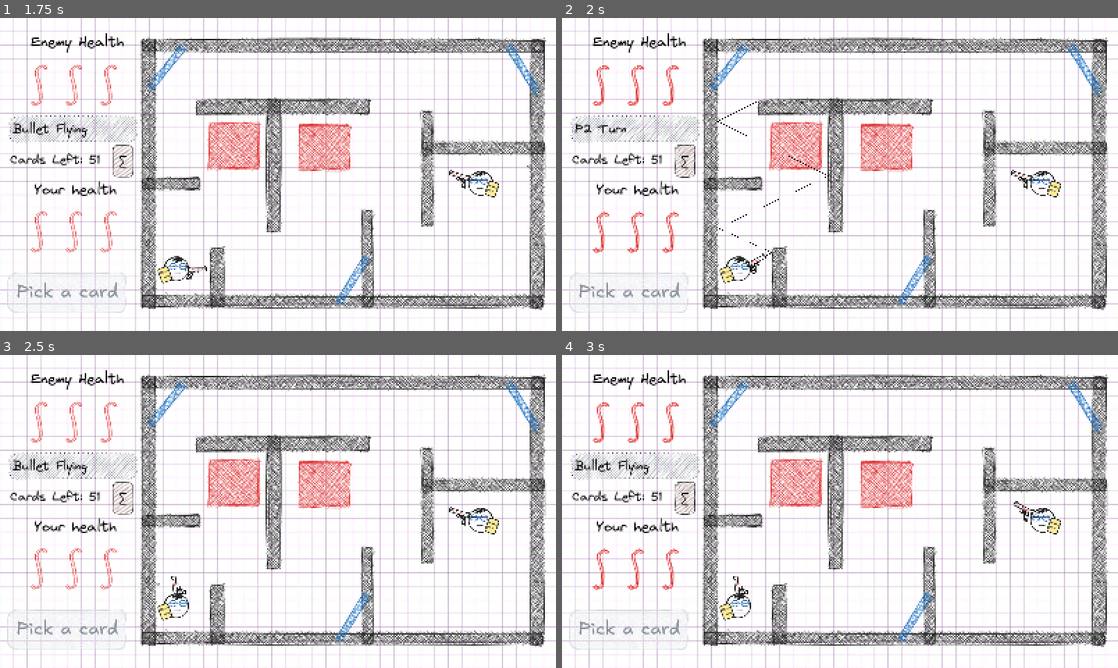
Above: before the commit, frames 1-4 (two rows, left to right).
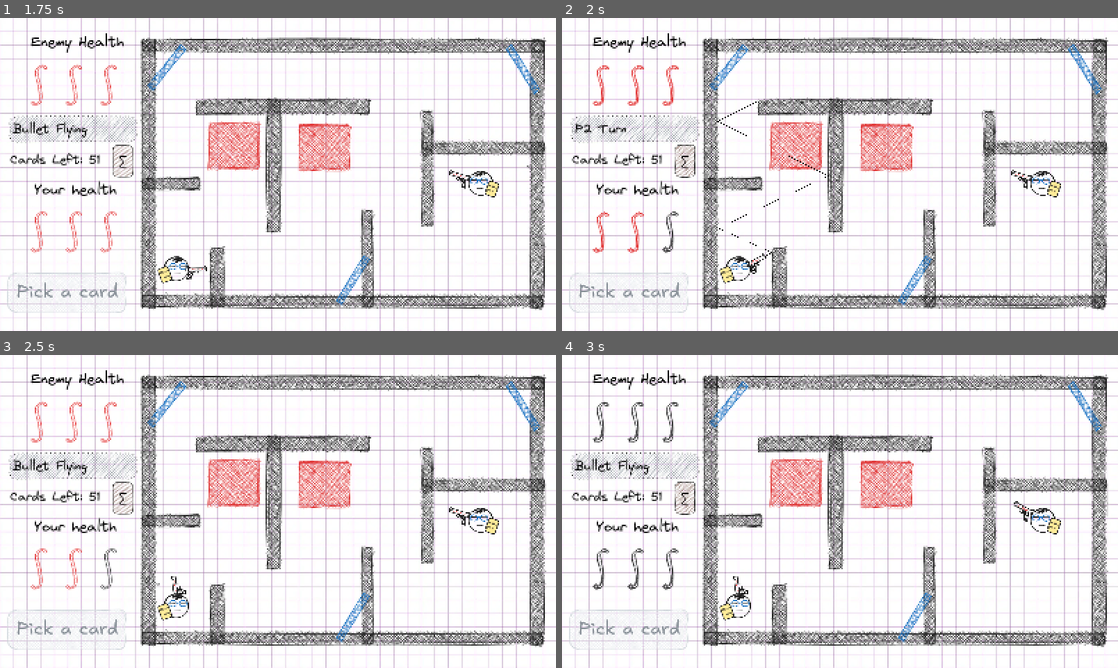
Above: after the commit, the same moments.

Repository: RebellionDevs/100P
Game: Godot game, scene res://scenes/main_menu.tscn
Same seed, same stepped clock (60 frames per second), same inputs: the game is played once before the commit and once after it.
Inputs (mouse positions are in pixels of both pictures, inside the frame that each line leads up to):
- Up to frame 1 (1.75 s): click (111, 74) at 0.5 s; tap Enter at 1.25 s; move the mouse to (400, 158) at 1.27 s; click (400, 158) at 1.42 s
- Up to frame 2 (2 s): no input
- Up to frame 3 (2.5 s): move the mouse to (166, 527) at 2.02 s; click (166, 527) at 2.17 s
- Up to frame 4 (3 s): move the mouse to (895, 442) at 2.77 s; click (895, 442) at 2.92 s

Frame 1 is identical in both runs. In frame 2, 0.1% of the frame differs, in the area x 18-21%, y 61-76%; in frame 3, less than 0.1%; in frame 4, 0.8%, in the area x 5-21%, y 14-76%.

Commit message:
fix: preserve bullets at function walls
Co-authored-by: Copilot <223556219+Copilot@users.noreply.github.com>

Diff:
--- a/scripts/bullet.gd
+++ b/scripts/bullet.gd
@@ -17,6 +17,10 @@
 	is_following_path = true
 	is_frozen = false
 	is_under_function = under_func
+
+func unfreeze_with_function(_card_type: String, _new_direction: Vector2) -> void:
+	is_frozen = false
+	is_following_path = true
 
 func _physics_process(delta: float) -> void:
 	if is_frozen or not is_following_path:
--- a/scripts/card_select_button.gd
+++ b/scripts/card_select_button.gd
@@ -8,7 +8,7 @@
 	pressed.connect(_on_pressed)
 
 func _process(delta: float) -> void:
-	var target_state = GameManager.State.WAITING_FOR_CARD_P1 if player_id == 1 else GameManager.State.WAITING_FOR_CARD_P2
+	var target_state = GameManager.State.WAITING_FOR_CARD_P1 if GameManager.active_player == 1 else GameManager.State.WAITING_FOR_CARD_P2
 	var is_active = (GameManager.current_state == target_state)
 
 	disabled = not is_active
@@ -21,7 +21,7 @@
 	super._process(delta)
 
 func _on_pressed() -> void:
-	var target_state = GameManager.State.WAITING_FOR_CARD_P1 if player_id == 1 else GameManager.State.WAITING_FOR_CARD_P2
+	var target_state = GameManager.State.WAITING_FOR_CARD_P1 if GameManager.active_player == 1 else GameManager.State.WAITING_FOR_CARD_P2
 	if GameManager.current_state != target_state:
 		return
 
--- a/scripts/card_selection_ui.gd
+++ b/scripts/card_selection_ui.gd
@@ -86,13 +86,13 @@
 
 	if GameManager.current_state == GameManager.State.WAITING_FOR_CARD_P1:
 		GameManager.current_state = GameManager.State.AIMING_CARD_SHOT_P1
-		var player1 = get_tree().current_scene.find_child("Player1", true, false)
+		var player1 = get_tree().current_scene.find_child("Player_1", true, false)
 		if player1:
 			player1.singularity_point_set = false
 			player1.card_param = 1.0
 	elif GameManager.current_state == GameManager.State.WAITING_FOR_CARD_P2:
 		GameManager.current_state = GameManager.State.AIMING_CARD_SHOT_P2
-		var player2 = get_tree().current_scene.find_child("Player2", true, false)
+		var player2 = get_tree().current_scene.find_child("Player_2", true, false)
 		if player2:
 			player2.singularity_point_set = false
 			player2.card_param = 1.0
--- a/scripts/game_manager.gd
+++ b/scripts/game_manager.gd
@@ -4,6 +4,7 @@
 	PLAYER_1_TURN,
 	PLAYER_2_TURN,
 	BULLET_FLYING,
+	ENEMY_TURN,
 	WAITING_FOR_CARD_P1,
 	WAITING_FOR_CARD_P2,
 	AIMING_CARD_SHOT_P1,
@@ -29,6 +30,7 @@
 		return (p1_active_bullet != null) or (p2_active_bullet != null)
 
 var active_player: int = 1
+var is_enemy_bullet_flying: bool = false
 var selected_card: String = ""
 
 var p1_max_hp: int = 3
@@ -89,15 +91,20 @@
 	hand.clear()
 
 func on_bullet_hit_function_wall(bullet: Node2D, collision_pos: Vector2) -> void:
-	if bullet == p1_active_bullet:
-		p1_active_bullet = null
-	elif bullet == p2_active_bullet:
-		p2_active_bullet = null
+	if not is_instance_valid(bullet):
+		return
 
-	if is_instance_valid(bullet):
-		bullet.queue_free()
-
-	advance_turn_order()
+	if bullet.is_in_group("player_1_bullet"):
+		active_player = 1
+		p1_active_bullet = bullet
+		current_state = State.WAITING_FOR_CARD_P1
+	elif bullet.is_in_group("player_2_bullet"):
+		active_player = 2
+		p2_active_bullet = bullet
+		current_state = State.WAITING_FOR_CARD_P2
+	else:
+		is_enemy_bullet_flying = false
+		advance_turn_order()
 
 func on_bullet_destroyed() -> void:
 	advance_turn_order()
@@ -139,11 +146,11 @@
 	var tree = get_tree()
 	if not tree: return
 
-	var p1_ui = tree.current_scene.find_child("Player1Health", true, false)
+	var p1_ui = tree.current_scene.find_child("PlayerHealth", true, false)
 	if p1_ui and p1_ui.has_method("update_health"):
 		p1_ui.update_health(p1_hp)
 
-	var p2_ui = tree.current_scene.find_child("Player2Health", true, false)
+	var p2_ui = tree.current_scene.find_child("EnemyHealth", true, false)
 	if p2_ui and p2_ui.has_method("update_health"):
 		p2_ui.update_health(p2_hp)
 
--- a/scripts/player.gd
+++ b/scripts/player.gd
@@ -227,7 +227,6 @@
 	if GameManager.active_bullet and is_instance_valid(GameManager.active_bullet):
 		GameManager.active_bullet.queue_free()
 	GameManager.active_bullet = null
-	GameManager.has_frozen_bullet = false
 
 	var bullet = bullet_scene.instantiate() as CharacterBody2D
 	if not bullet:
@@ -255,7 +254,6 @@
 		bullet.setup_path(current_path, shoot_speed, path_ends_on_function_wall, true)
 
 	GameManager.active_bullet = null
-	GameManager.has_frozen_bullet = false
 	GameManager.selected_card = ""
 	singularity_point_set = false
 	card_param = 1.0
--- a/scripts/player_2.gd
+++ b/scripts/player_2.gd
@@ -11,26 +11,31 @@
 @onready var trajectory_line: Line2D = $TrajectoryLine
 
 var card_param: float = 1.0
+var singularity_pos: Vector2 = Vector2.ZERO
+var singularity_point_set: bool = false
 var current_path: PackedVector2Array = []
+var path_ends_on_function_wall: bool = false
 
 func _ready() -> void:
 	trajectory_line.top_level = true
 
 func can_shoot() -> bool:
-	return GameManager.current_state == GameManager.State.PLAYER_2_TURN
+	return GameManager.current_state == GameManager.State.PLAYER_2_TURN or GameManager.current_state == GameManager.State.AIMING_CARD_SHOT_P2
 
 func _process(_delta: float) -> void:
 	if not can_shoot():
 		trajectory_line.clear_points()
 		return
 
-	if not is_mouse_in_bounds():
-		trajectory_line.clear_points()
-		return
-
-	var mouse_pos = get_global_mouse_position()
-	gun_pivot.rotation = (mouse_pos - global_position).angle()
-	update_normal_trajectory()
+	if GameManager.current_state == GameManager.State.PLAYER_2_TURN:
+		if not is_mouse_in_bounds():
+			trajectory_line.clear_points()
+			return
+		var mouse_pos = get_global_mouse_position()
+		gun_pivot.rotation = (mouse_pos - global_position).angle()
+		update_normal_trajectory()
+	else:
+		update_card_trajectory_from_wall()
 
 func is_mouse_in_bounds() -> bool:
 	var space_state = get_world_2d().direct_space_state
@@ -96,9 +101,122 @@
 	if not can_shoot():
 		return
 
+	if GameManager.current_state == GameManager.State.AIMING_CARD_SHOT_P2:
+		if event is InputEventMouseButton and event.pressed:
+			if event.button_index == MOUSE_BUTTON_WHEEL_UP:
+				card_param = clampf(card_param + 0.2, 0.2, 5.0)
+				get_viewport().set_input_as_handled()
+				return
+			if event.button_index == MOUSE_BUTTON_WHEEL_DOWN:
+				card_param = clampf(card_param - 0.2, 0.2, 5.0)
+				get_viewport().set_input_as_handled()
+				return
+
 	if event is InputEventMouseButton and event.pressed and event.button_index == MOUSE_BUTTON_LEFT:
-		if is_mouse_in_bounds():
+		if not is_mouse_in_bounds():
+			return
+		if GameManager.current_state == GameManager.State.AIMING_CARD_SHOT_P2:
+			if GameManager.selected_card == "Singularity" and not singularity_point_set:
+				singularity_pos = get_global_mouse_position()
+				singularity_point_set = true
+				if GameManager.active_bullet and is_instance_valid(GameManager.active_bullet):
+					GameManager.active_bullet.global_position = singularity_pos
+			else:
+				shoot_from_wall()
+		else:
 			shoot()
+
+func update_card_trajectory_from_wall() -> void:
+	if GameManager.selected_card == "Singularity" and not singularity_point_set:
+		trajectory_line.clear_points()
+		current_path.clear()
+		return
+
+	var space_state = get_world_2d().direct_space_state
+	var full_path: PackedVector2Array = []
+	var preview_path: PackedVector2Array = []
+	var origin_pos = singularity_pos if GameManager.selected_card == "Singularity" else (
+		GameManager.active_bullet.global_position if GameManager.active_bullet else global_position
+	)
+	var current_pos = origin_pos
+	var direction = (get_global_mouse_position() - current_pos).normalized()
+	var current_velocity = direction * shoot_speed
+	var virtual_time := 0.0
+	var dt := 0.04
+	var bounce_count := 0
+	path_ends_on_function_wall = false
+	full_path.append(current_pos)
+	preview_path.append(current_pos)
+
+	for i in range(2000):
+		virtual_time += dt
+		current_velocity = apply_card_math(current_velocity, virtual_time, GameManager.selected_card, dt, card_param)
+		var target_pos = current_pos + current_velocity * dt
+		var ray_query = PhysicsRayQueryParameters2D.create(current_pos, target_pos)
+		ray_query.collision_mask = 0xFFFFFFFF
+		var result = space_state.intersect_ray(ray_query)
+
+		if result:
+			var hit_pos: Vector2 = result.position
+			var normal: Vector2 = result.normal
+			var collider = result.collider
+			full_path.append(hit_pos)
+			if bounce_count < preview_bounces:
+				preview_path.append(hit_pos)
+			if collider and collider.is_in_group("function_wall"):
+				path_ends_on_function_wall = true
+				break
+			bounce_count += 1
+			if bounce_count >= bullet_max_bounces:
+				break
+			current_velocity = current_velocity.bounce(normal)
+			current_pos = hit_pos + normal
+		else:
+			current_pos = target_pos
+			full_path.append(current_pos)
+			if bounce_count < preview_bounces:
+				preview_path.append(current_pos)
+			if current_pos.distance_to(origin_pos) > 6000.0:
+				break
+
+	current_path = full_path
+	trajectory_line.points = preview_path
+
+func apply_card_math(vel: Vector2, t: float, card_name: String, dt: float, param: float) -> Vector2:
+	var perp = Vector2(-vel.y, vel.x).normalized()
+	match card_name:
+		"Sinusoid":
+			vel += perp * sin(t * 15.0 * param) * 3000.0 * dt
+		"Parabola":
+			vel += Vector2(0, 4000.0 * param) * dt
+		"Tangent":
+			var phase = fmod(t * param, 0.5)
+			if phase > 0.22 and phase < 0.28:
+				vel = vel.rotated(deg_to_rad(45.0 * sign(vel.x)))
+		"Archimedean":
+			vel = vel.rotated(deg_to_rad(180.0 * param) * dt)
+		"Beurnulli":
+			vel += perp * cos(t * 10.0 * param) * 2500.0 * dt
+		"Folium":
+			vel += perp * (sin(t * 6.0) * cos(t * 6.0)) * 2500.0 * param * dt
+		"Singularity":
+			vel += vel.normalized() * (2000.0 * param) * dt
+	return vel
+
+func shoot_from_wall() -> void:
+	if GameManager.current_state != GameManager.State.AIMING_CARD_SHOT_P2:
+		return
+	if GameManager.active_bullet and is_instance_valid(GameManager.active_bullet):
+		var bullet = GameManager.active_bullet
+		if GameManager.selected_card == "Singularity":
+			bullet.global_position = singularity_pos
+		bullet.setup_path(current_path, shoot_speed, path_ends_on_function_wall, true)
+	GameManager.active_bullet = null
+	GameManager.selected_card = ""
+	singularity_point_set = false
+	card_param = 1.0
+	trajectory_line.clear_points()
+	GameManager.current_state = GameManager.State.BULLET_FLYING
 
 func shoot() -> void:
 	if not bullet_scene or not can_shoot():
